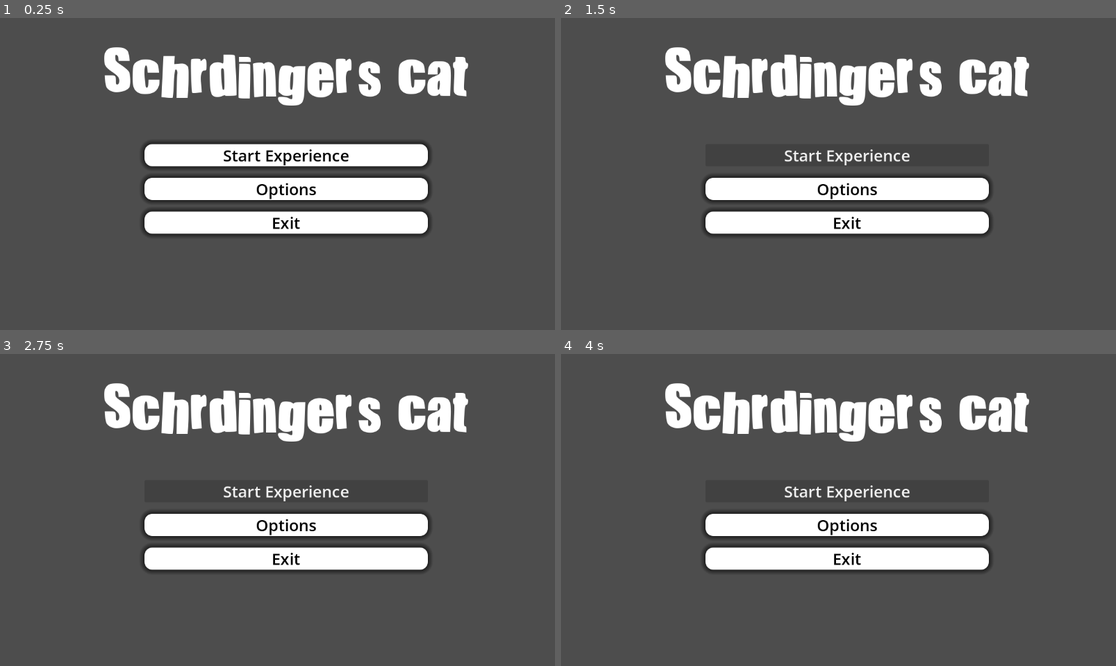
Above: before the commit, frames 1-4 (two rows, left to right).
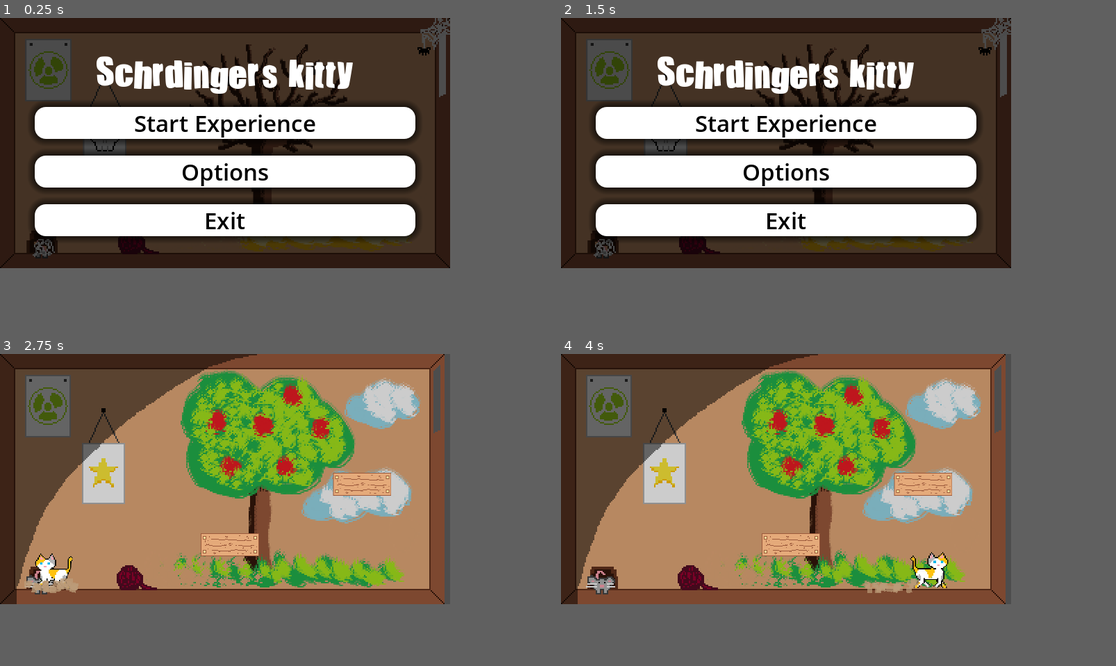
Above: after the commit, the same moments.

Repository: Phobos43/Gamejam
Game: Godot game, scene res://main_menu.tscn
Two runs of this game, one before a commit and one after it. Both use one fixed random seed, a clock stepped at 60 frames per second and the inputs below.
Inputs:
- Up to frame 1 (0.25 s): no input
- Up to frame 2 (1.5 s): click "Options" at 0.5 s; click "Start Experience" (after the commit: "Back") at 1.25 s
- Up to frame 3 (2.75 s): click "Start Experience" at 2 s
- Up to frame 4 (4 s): hold D (move_right, bound only after the commit) from 2.78 s (still down); tap E (interact, bound only after the commit) at 2.85, 3.8 s; tap Space (jump, bound only after the commit) at 3.02, 3.05, 3.32, 3.6, 3.77 s
In our replay, the window is 799x449 before the commit and 648x360 after it. These sizes can differ from the game's own. Grey fills any space a smaller window leaves; there, only what the larger window draws over its background counts as a difference.

The runs differ from the first frame. In frame 1, 55% of the frame differs, in the area x 0-85%, y 0-81%; in frame 2, 57%; in frame 3, 63%; in frame 4, 63%.

Commit message:
Last commit

Diff:
--- /dev/null
+++ b/End.tscn
@@ -0,0 +1,83 @@
+[gd_scene format=3 uid="uid://b7xonsyuw2jnd"]
+
+[ext_resource type="Script" uid="uid://1uvjihou821m" path="res://fade_in.gd" id="1_lry8e"]
+[ext_resource type="FontFile" uid="uid://fyqt1vjcs3pq" path="res://IMPACTED.ttf" id="2_ede3x"]
+[ext_resource type="Script" uid="uid://8bunnaji2s2f" path="res://opensettings.gd" id="3_ede3x"]
+
+[sub_resource type="StyleBoxFlat" id="StyleBoxFlat_7wqwc"]
+bg_color = Color(1, 1, 1, 1)
+corner_radius_top_left = 16
+corner_radius_top_right = 16
+corner_radius_bottom_right = 16
+corner_radius_bottom_left = 16
+shadow_size = 11
+
+[node name="End" type="Control" unique_id=1796703217]
+layout_mode = 3
+anchors_preset = 15
+anchor_right = 1.0
+anchor_bottom = 1.0
+grow_horizontal = 2
+grow_vertical = 2
+script = ExtResource("1_lry8e")
+
+[node name="ColorRect" type="ColorRect" parent="." unique_id=1576442055]
+layout_mode = 1
+anchors_preset = 15
+anchor_right = 1.0
+anchor_bottom = 1.0
+grow_horizontal = 2
+grow_vertical = 2
+color = Color(0, 0, 0, 1)
+
+[node name="Label" type="Label" parent="." unique_id=859227617]
+layout_mode = 1
+anchors_preset = 5
+anchor_left = 0.5
+anchor_right = 0.5
+offset_left = -96.0
+offset_top = 32.0
+offset_right = 97.0
+offset_bottom = 87.0
+grow_horizontal = 2
+theme_override_fonts/font = ExtResource("2_ede3x")
+theme_override_font_sizes/font_size = 60
+text = "You did it!"
+
+[node name="Label2" type="Label" parent="." unique_id=288036299]
+layout_mode = 1
+anchors_preset = 8
+anchor_left = 0.5
+anchor_top = 0.5
+anchor_right = 0.5
+anchor_bottom = 0.5
+offset_left = -197.0
+offset_top = -27.5
+offset_right = 197.0
+offset_bottom = 27.5
+grow_horizontal = 2
+grow_vertical = 2
+theme_override_fonts/font = ExtResource("2_ede3x")
+theme_override_font_sizes/font_size = 60
+text = "Thank you for playing"
+
+[node name="Button" type="Button" parent="." unique_id=69733041]
+layout_mode = 1
+anchors_preset = 7
+anchor_left = 0.5
+anchor_top = 1.0
+anchor_right = 0.5
+anchor_bottom = 1.0
+offset_left = -25.0
+offset_top = -83.0
+offset_right = 22.0
+offset_bottom = -55.0
+grow_horizontal = 2
+grow_vertical = 0
+size_flags_vertical = 2
+theme_override_colors/font_color = Color(0, 0, 0, 1)
+theme_override_font_sizes/font_size = 20
+theme_override_styles/normal = SubResource("StyleBoxFlat_7wqwc")
+text = "   Return to main menu   "
+script = ExtResource("3_ede3x")
+target_scene = "uid://bftn3umej2pjo"
--- /dev/null
+++ b/ExitGame.gd
@@ -0,0 +1,7 @@
+extends Button
+
+func _ready() -> void:
+	pressed.connect(quit)
+
+func quit():
+	get_tree().quit(0)
--- a/Scenes/Levels/Level3.tscn
+++ b/Scenes/Levels/Level3.tscn
@@ -10,7 +10,7 @@
 [ext_resource type="PackedScene" uid="uid://cha3lljy17bfp" path="res://Scenes/Level_Components/Platform.tscn" id="8_6ggnd"]
 [ext_resource type="Texture2D" uid="uid://dilutspxbo0ga" path="res://Assets/new_atlas_texture.tres" id="9_1h71y"]
 [ext_resource type="PackedScene" uid="uid://1j7jtidv6jtx" path="res://Scenes/Level_Components/Button.tscn" id="10_s3p7u"]
-[ext_resource type="Texture2D" uid="uid://i8vc3tjx2bld" path="res://Art/Debug Assets/White square.png" id="11_7ithr"]
+[ext_resource type="Texture2D" uid="uid://wa6urvxwtrap" path="res://Art/Platform/pixil-frame-0(3).png" id="11_6ggnd"]
 [ext_resource type="PackedScene" uid="uid://c7mneuieqaa04" path="res://Scenes/Level_Components/Door.tscn" id="12_r3ubd"]
 [ext_resource type="Texture2D" uid="uid://d6f80cfcc1s5" path="res://Art/Debug Assets/cardboard platform.png" id="13_ddjm6"]
 
@@ -113,8 +113,8 @@
 position = Vector2(143, 347)
 group_id_activation = 1
 activation_time = 5.0
-sprite = ExtResource("11_7ithr")
-sprite_scale = 0.42
+sprite = ExtResource("11_6ggnd")
+sprite_scale = 1.5
 
 [node name="Door" parent="." unique_id=541449114 instance=ExtResource("12_r3ubd")]
 position = Vector2(1143, 142.99994)
--- a/Scenes/Levels/Level4.tscn
+++ b/Scenes/Levels/Level4.tscn
@@ -10,11 +10,11 @@
 [ext_resource type="PackedScene" uid="uid://cha3lljy17bfp" path="res://Scenes/Level_Components/Platform.tscn" id="8_bose6"]
 [ext_resource type="Texture2D" uid="uid://dilutspxbo0ga" path="res://Assets/new_atlas_texture.tres" id="9_53tmp"]
 [ext_resource type="PackedScene" uid="uid://1j7jtidv6jtx" path="res://Scenes/Level_Components/Button.tscn" id="10_n2eit"]
-[ext_resource type="Texture2D" uid="uid://i8vc3tjx2bld" path="res://Art/Debug Assets/White square.png" id="11_cbr4v"]
+[ext_resource type="Texture2D" uid="uid://wa6urvxwtrap" path="res://Art/Platform/pixil-frame-0(3).png" id="11_1u1uf"]
 [ext_resource type="PackedScene" uid="uid://c7mneuieqaa04" path="res://Scenes/Level_Components/Door.tscn" id="12_atq0n"]
 [ext_resource type="Texture2D" uid="uid://d6f80cfcc1s5" path="res://Art/Debug Assets/cardboard platform.png" id="13_wj3oa"]
 [ext_resource type="PackedScene" uid="uid://b6e5tx7snh4sr" path="res://Scenes/Level_Components/Hazard.tscn" id="14_1u1uf"]
-[ext_resource type="Texture2D" uid="uid://c4ce8xrvtl2rl" path="res://Assets/hazard.tres" id="15_8qdnk"]
+[ext_resource type="Texture2D" uid="uid://d4mmoyspyx2o3" path="res://Assets/hazard2.tres" id="15_1u1uf"]
 
 [sub_resource type="RectangleShape2D" id="RectangleShape2D_nyq0l"]
 size = Vector2(43.7, 723)
@@ -129,8 +129,8 @@
 [node name="Button" parent="." unique_id=774278610 instance=ExtResource("10_n2eit")]
 position = Vector2(1044, 562)
 group_id_activation = 1
-sprite = ExtResource("11_cbr4v")
-sprite_scale = 0.42
+sprite = ExtResource("11_1u1uf")
+sprite_scale = 1.5
 
 [node name="Door" parent="." unique_id=541449114 instance=ExtResource("12_atq0n")]
 position = Vector2(942.99976, 142.99994)
@@ -144,5 +144,5 @@
 
 [node name="Hazard" parent="." unique_id=2049070350 instance=ExtResource("14_1u1uf")]
 position = Vector2(126, 665)
-sprite = ExtResource("15_8qdnk")
+sprite = ExtResource("15_1u1uf")
 sprite_scale = 0.1
--- a/Scenes/Levels/Level5.tscn
+++ b/Scenes/Levels/Level5.tscn
@@ -10,7 +10,7 @@
 [ext_resource type="PackedScene" uid="uid://cha3lljy17bfp" path="res://Scenes/Level_Components/Platform.tscn" id="8_3o4m1"]
 [ext_resource type="Texture2D" uid="uid://dilutspxbo0ga" path="res://Assets/new_atlas_texture.tres" id="9_uxovo"]
 [ext_resource type="PackedScene" uid="uid://1j7jtidv6jtx" path="res://Scenes/Level_Components/Button.tscn" id="10_4psah"]
-[ext_resource type="Texture2D" uid="uid://i8vc3tjx2bld" path="res://Art/Debug Assets/White square.png" id="11_4j28p"]
+[ext_resource type="Texture2D" uid="uid://wa6urvxwtrap" path="res://Art/Platform/pixil-frame-0(3).png" id="11_68v1p"]
 [ext_resource type="PackedScene" uid="uid://c7mneuieqaa04" path="res://Scenes/Level_Components/Door.tscn" id="12_7lec8"]
 [ext_resource type="Texture2D" uid="uid://d6f80cfcc1s5" path="res://Art/Debug Assets/cardboard platform.png" id="13_b3eu4"]
 [ext_resource type="PackedScene" uid="uid://b6e5tx7snh4sr" path="res://Scenes/Level_Components/Hazard.tscn" id="14_qupqr"]
@@ -102,17 +102,34 @@
 sprite_scale = 0.1
 
 [node name="Platform5" parent="." unique_id=1929983652 instance=ExtResource("8_3o4m1")]
-position = Vector2(968, 275)
+position = Vector2(1148, 536)
 sprite = ExtResource("9_uxovo")
 sprite_scale = 0.1
 
 [node name="Platform4" parent="." unique_id=2073458665 instance=ExtResource("8_3o4m1")]
-position = Vector2(794, 274)
+position = Vector2(916, 622)
+rotation = 1.5707964
+sprite = ExtResource("9_uxovo")
+sprite_scale = 0.06
+
+[node name="Platform10" parent="." unique_id=2086897466 instance=ExtResource("8_3o4m1")]
+position = Vector2(979, 538)
+sprite = ExtResource("9_uxovo")
+sprite_scale = 0.1
+
+[node name="Platform8" parent="." unique_id=494250096 instance=ExtResource("8_3o4m1")]
+position = Vector2(836, 275)
+sprite = ExtResource("9_uxovo")
+sprite_scale = 0.1
+
+[node name="Platform9" parent="." unique_id=2047892178 instance=ExtResource("8_3o4m1")]
+position = Vector2(783, 143)
+rotation = 1.5707964
 sprite = ExtResource("9_uxovo")
 sprite_scale = 0.1
 
 [node name="Platform6" parent="." unique_id=147215100 instance=ExtResource("8_3o4m1")]
-position = Vector2(529, 491)
+position = Vector2(531, 264)
 sprite = ExtResource("9_uxovo")
 sprite_scale = 0.1
 
@@ -122,22 +139,39 @@
 sprite_scale = 0.1
 
 [node name="Button" parent="." unique_id=774278610 instance=ExtResource("10_4psah")]
-position = Vector2(1198, 639)
+position = Vector2(508, 218)
 group_id_activation = 1
-sprite = ExtResource("11_4j28p")
-sprite_scale = 0.42
+activation_time = 2.0
+sprite = ExtResource("11_68v1p")
+sprite_scale = 1.5
+
+[node name="Button2" parent="." unique_id=1401816801 instance=ExtResource("10_4psah")]
+position = Vector2(74, 658)
+group_id_activation = 2
+activation_time = 2.0
+sprite = ExtResource("11_68v1p")
+sprite_scale = 1.5
 
 [node name="Door" parent="." unique_id=541449114 instance=ExtResource("12_7lec8")]
-position = Vector2(942.99976, 142.99994)
+position = Vector2(1107, 143)
 rotation = 1.5707964
 group_id_activation = 1
-easing_mode = 2
-toggled_position = Vector2(943, -101)
-initial_position = Vector2(943, 143)
+easing_mode = 1
+toggled_position = Vector2(1107, 407)
+initial_position = Vector2(1107, 143)
 sprite = ExtResource("13_b3eu4")
 sprite_scale = 3.0
 
 [node name="Hazard" parent="." unique_id=2049070350 instance=ExtResource("14_qupqr")]
-position = Vector2(126, 665)
+position = Vector2(633, 657)
 sprite = ExtResource("15_68v1p")
 sprite_scale = 0.1
+
+[node name="Door2" parent="." unique_id=1539308729 instance=ExtResource("12_7lec8")]
+position = Vector2(990, 276)
+group_id_activation = 2
+easing_mode = 1
+toggled_position = Vector2(990, 80)
+initial_position = Vector2(990, 276)
+sprite = ExtResource("13_b3eu4")
+sprite_scale = 2.0
--- a/Scripts/DeclarationScripts/Globals.gd
+++ b/Scripts/DeclarationScripts/Globals.gd
@@ -10,6 +10,10 @@
 var current_level = 0
 
 var level_paths_list = []
+var volume = 1.0:
+	set(val):
+		volume = val
+		music_player.volume_linear = val
 
 # Nodes
 var music_player : AudioStreamPlayer
@@ -29,6 +33,8 @@
 
 func start_game():
 	change_music(load("res://Assets/main_game.wav"))
+	music_player.pitch_scale = 0.5
+	_deferred_goto_scene.call_deferred("res://Scenes/Levels/Level1.tscn")
 
 
 func change_music(new_music : AudioStreamWAV):
@@ -40,11 +46,19 @@
 	is_player_alive = true
 
 	current_level += 1
+	if current_level >= len(level_paths_list):
+		_deferred_goto_scene.call_deferred("res://End.tscn")
+		return
 	var path = level_paths_list[current_level]
 	_deferred_goto_scene.call_deferred(path)
 	print(current_level)
 
 func _deferred_goto_scene(path):
+	if !current_scene:
+		if get_tree().current_scene:
+			current_scene = get_tree().current_scene
+		else:
+			return
 	current_scene.free()
 
 	var s = ResourceLoader.load(path)
--- a/Scripts/player_controller.gd
+++ b/Scripts/player_controller.gd
@@ -36,23 +36,12 @@
 
 signal player_died
 
-var is_op = false
 
 
 func _ready() -> void:
 	$Area2D.area_entered.connect(body_entered)
 
 func _physics_process(delta: float) -> void:
-	# --- OP script start (to remove) ---
-	if Input.is_action_just_pressed("OP"):
-		is_op = !is_op
-	if is_op:
-		$CrouchingHB.disabled = false
-		$StandingHB.disabled = false
-		var movement = Input.get_vector("move_left", "move_right", "jump", "crouch")
-		position += movement * 20
-		return
-	# --- OP script end ---
 
 	is_player_crushed()
 
--- /dev/null
+++ b/buttonManager].gd
@@ -0,0 +1,9 @@
+extends Button
+
+
+
+func _ready() -> void:
+	pressed.connect(was_pressed)
+
+func was_pressed():
+	Global.start_game()
--- /dev/null
+++ b/fade_in.gd
@@ -0,0 +1,7 @@
+extends Control
+
+func _ready() -> void:
+	modulate = Color(0, 0, 0, 1)
+
+func _process(delta: float) -> void:
+	modulate = modulate.lightened(0.01)
--- a/main_menu.tscn
+++ b/main_menu.tscn
@@ -1,6 +1,12 @@
 [gd_scene format=3 uid="uid://bftn3umej2pjo"]
 
 [ext_resource type="FontFile" uid="uid://fyqt1vjcs3pq" path="res://IMPACTED.ttf" id="1_06t4h"]
+[ext_resource type="Texture2D" uid="uid://bd4vf3xlt4gib" path="res://Art/Backgrounds/Background dead (1).png" id="1_fu7sn"]
+[ext_resource type="Script" uid="uid://dii2f5ko0yosd" path="res://buttonManager].gd" id="2_jix8l"]
+[ext_resource type="Script" uid="uid://8bunnaji2s2f" path="res://opensettings.gd" id="4_glbon"]
+[ext_resource type="Script" uid="uid://qym6ddiy5fa4" path="res://ExitGame.gd" id="4_jix8l"]
+
+[sub_resource type="StyleBoxEmpty" id="StyleBoxEmpty_glbon"]
 
 [sub_resource type="StyleBoxFlat" id="StyleBoxFlat_rhts7"]
 bg_color = Color(1, 1, 1, 1)
@@ -15,64 +21,78 @@
 anchors_preset = 15
 anchor_right = 1.0
 anchor_bottom = 1.0
-offset_left = 55.0
-offset_top = 8.0
-offset_right = -20.0
-offset_bottom = 54.0
 grow_horizontal = 2
 grow_vertical = 2
 
-[node name="VBoxContainer" type="VBoxContainer" parent="." unique_id=1440990029]
+[node name="TextureRect" type="TextureRect" parent="." unique_id=1126611953]
+modulate = Color(0.2950363, 0.2950363, 0.2950363, 1)
 layout_mode = 1
-anchors_preset = 8
-anchor_left = 0.5
-anchor_top = 0.5
-anchor_right = 0.5
-anchor_bottom = 0.5
-offset_left = -294.0
-offset_top = -93.0
-offset_right = 294.0
-offset_bottom = 93.0
+anchors_preset = 15
+anchor_right = 1.0
+anchor_bottom = 1.0
 grow_horizontal = 2
 grow_vertical = 2
+texture = ExtResource("1_fu7sn")
+expand_mode = 1
+
+[node name="MarginContainer" type="MarginContainer" parent="." unique_id=364133990]
+layout_mode = 1
+anchors_preset = 15
+anchor_right = 1.0
+anchor_bottom = 1.0
+grow_horizontal = 2
+grow_vertical = 2
+theme_override_constants/margin_left = 50
+theme_override_constants/margin_top = 50
+theme_override_constants/margin_right = 50
+theme_override_constants/margin_bottom = 50
+
+[node name="VBoxContainer2" type="VBoxContainer" parent="MarginContainer" unique_id=378564996]
+layout_mode = 2
+
+[node name="Label" type="Label" parent="MarginContainer/VBoxContainer2" unique_id=929726027]
+layout_mode = 2
+theme_override_fonts/font = ExtResource("1_06t4h")
+theme_override_font_sizes/font_size = 68
+text = "Schrödinger's kitty"
+horizontal_alignment = 1
+vertical_alignment = 1
+
+[node name="HSeparator" type="HSeparator" parent="MarginContainer/VBoxContainer2" unique_id=1370892611]
+layout_mode = 2
+theme_override_constants/separation = 10
+theme_override_styles/separator = SubResource("StyleBoxEmpty_glbon")
+
+[node name="VBoxContainer" type="VBoxContainer" parent="MarginContainer/VBoxContainer2" unique_id=1440990029]
+layout_mode = 2
 theme_override_constants/separation = 24
 
-[node name="Button" type="Button" parent="VBoxContainer" unique_id=2006738816]
+[node name="Button" type="Button" parent="MarginContainer/VBoxContainer2/VBoxContainer" unique_id=2006738816]
 layout_mode = 2
 size_flags_vertical = 2
 theme_override_colors/font_color = Color(0, 0, 0, 1)
 theme_override_font_sizes/font_size = 33
 theme_override_styles/normal = SubResource("StyleBoxFlat_rhts7")
 text = "Start Experience"
+script = ExtResource("2_jix8l")
 
-[node name="Button2" type="Button" parent="VBoxContainer" unique_id=1721595729]
+[node name="Button2" type="Button" parent="MarginContainer/VBoxContainer2/VBoxContainer" unique_id=1721595729]
 layout_mode = 2
 size_flags_vertical = 2
 theme_override_colors/font_color = Color(0, 0, 0, 1)
 theme_override_font_sizes/font_size = 33
 theme_override_styles/normal = SubResource("StyleBoxFlat_rhts7")
 text = "Options"
+script = ExtResource("4_glbon")
+target_scene = "uid://4teflvh6tlf6"
 
-[node name="Button3" type="Button" parent="VBoxContainer" unique_id=848931977]
+[node name="Button3" type="Button" parent="MarginContainer/VBoxContainer2/VBoxContainer" unique_id=848931977]
 layout_mode = 2
 size_flags_vertical = 2
 theme_override_colors/font_color = Color(0, 0, 0, 1)
 theme_override_font_sizes/font_size = 33
 theme_override_styles/normal = SubResource("StyleBoxFlat_rhts7")
 text = "Exit"
+script = ExtResource("4_jix8l")
 
-[node name="Label" type="Label" parent="." unique_id=929726027]
-layout_mode = 1
-anchors_preset = 5
-anchor_left = 0.5
-anchor_right = 0.5
-offset_left = -380.0
-offset_top = 38.0
-offset_right = 380.0
-offset_bottom = 174.0
-grow_horizontal = 2
-theme_override_fonts/font = ExtResource("1_06t4h")
-theme_override_font_sizes/font_size = 150
-text = "Schrödinger's cat"
-horizontal_alignment = 1
-vertical_alignment = 1
+[node name="AudioStreamPlayer" type="AudioStreamPlayer" parent="." unique_id=550819985]
--- /dev/null
+++ b/opensettings.gd
@@ -0,0 +1,9 @@
+extends Button
+
+@export_file("*.tscn") var target_scene
+
+func _ready() -> void:
+	pressed.connect(eee)
+
+func eee():
+	get_tree().change_scene_to_file(target_scene)
--- a/project.godot
+++ b/project.godot
@@ -15,6 +15,49 @@
 config/features=PackedStringArray("4.6", "GL Compatibility")
 config/icon="res://icon.svg"
 
+[autoload]
+
+Global="*uid://birx3trfhucka"
+
+[display]
+
+window/size/viewport_width=648
+window/size/viewport_height=360
+window/stretch/mode="viewport"
+
+[editor]
+
+movie_writer/movie_file="/Users/julien/Main/video.avi"
+
+[input]
+
+move_left={
+"deadzone": 0.2,
+"events": [Object(InputEventKey,"resource_local_to_scene":false,"resource_name":"","device":-1,"window_id":0,"alt_pressed":false,"shift_pressed":false,"ctrl_pressed":false,"meta_pressed":false,"pressed":false,"keycode":0,"physical_keycode":4194319,"key_label":0,"unicode":0,"location":0,"echo":false,"script":null)
+, Object(InputEventKey,"resource_local_to_scene":false,"resource_name":"","device":-1,"window_id":0,"alt_pressed":false,"shift_pressed":false,"ctrl_pressed":false,"meta_pressed":false,"pressed":false,"keycode":0,"physical_keycode":65,"key_label":0,"unicode":97,"location":0,"echo":false,"script":null)
+]
+}
+jump={
+"deadzone": 0.2,
+"events": [Object(InputEventKey,"resource_local_to_scene":false,"resource_name":"","device":-1,"window_id":0,"alt_pressed":false,"shift_pressed":false,"ctrl_pressed":false,"meta_pressed":false,"pressed":false,"keycode":0,"physical_keycode":32,"key_label":0,"unicode":32,"location":0,"echo":false,"script":null)
+, Object(InputEventKey,"resource_local_to_scene":false,"resource_name":"","device":-1,"window_id":0,"alt_pressed":false,"shift_pressed":false,"ctrl_pressed":false,"meta_pressed":false,"pressed":false,"keycode":0,"physical_keycode":87,"key_label":0,"unicode":119,"location":0,"echo":false,"script":null)
+, Object(InputEventKey,"resource_local_to_scene":false,"resource_name":"","device":-1,"window_id":0,"alt_pressed":false,"shift_pressed":false,"ctrl_pressed":false,"meta_pressed":false,"pressed":false,"keycode":0,"physical_keycode":4194320,"key_label":0,"unicode":0,"location":0,"echo":false,"script":null)
+]
+}
+move_right={
+"deadzone": 0.2,
+"events": [Object(InputEventKey,"resource_local_to_scene":false,"resource_name":"","device":-1,"window_id":0,"alt_pressed":false,"shift_pressed":false,"ctrl_pressed":false,"meta_pressed":false,"pressed":false,"keycode":0,"physical_keycode":68,"key_label":0,"unicode":100,"location":0,"echo":false,"script":null)
+, Object(InputEventKey,"resource_local_to_scene":false,"resource_name":"","device":-1,"window_id":0,"alt_pressed":false,"shift_pressed":false,"ctrl_pressed":false,"meta_pressed":false,"pressed":false,"keycode":0,"physical_keycode":4194321,"key_label":0,"unicode":0,"location":0,"echo":false,"script":null)
+]
+}
+interact={
+"deadzone": 0.2,
+"events": [Object(InputEventKey,"resource_local_to_scene":false,"resource_name":"","device":-1,"window_id":0,"alt_pressed":false,"shift_pressed":false,"ctrl_pressed":false,"meta_pressed":false,"pressed":false,"keycode":0,"physical_keycode":69,"key_label":0,"unicode":101,"location":0,"echo":false,"script":null)
+, Object(InputEventKey,"resource_local_to_scene":false,"resource_name":"","device":-1,"window_id":0,"alt_pressed":false,"shift_pressed":false,"ctrl_pressed":false,"meta_pressed":false,"pressed":false,"keycode":0,"physical_keycode":83,"key_label":0,"unicode":115,"location":0,"echo":false,"script":null)
+, Object(InputEventKey,"resource_local_to_scene":false,"resource_name":"","device":-1,"window_id":0,"alt_pressed":false,"shift_pressed":false,"ctrl_pressed":false,"meta_pressed":false,"pressed":false,"keycode":0,"physical_keycode":4194322,"key_label":0,"unicode":0,"location":0,"echo":false,"script":null)
+]
+}
+
 [physics]
 
 3d/physics_engine="Jolt Physics"
--- /dev/null
+++ b/settings.tscn
@@ -0,0 +1,102 @@
+[gd_scene format=3 uid="uid://4teflvh6tlf6"]
+
+[ext_resource type="Texture2D" uid="uid://bd4vf3xlt4gib" path="res://Art/Backgrounds/Background dead (1).png" id="1_nkug2"]
+[ext_resource type="Script" uid="uid://8bunnaji2s2f" path="res://opensettings.gd" id="2_nkug2"]
+[ext_resource type="Script" uid="uid://cqnit4uh05tnv" path="res://soundmanager.gd" id="3_3ykye"]
+
+[sub_resource type="StyleBoxFlat" id="StyleBoxFlat_gc0em"]
+bg_color = Color(1, 1, 1, 1)
+corner_radius_top_left = 16
+corner_radius_top_right = 16
+corner_radius_bottom_right = 16
+corner_radius_bottom_left = 16
+shadow_size = 11
+
+[sub_resource type="StyleBoxFlat" id="StyleBoxFlat_3ykye"]
+bg_color = Color(1, 1, 1, 1)
+corner_radius_top_left = 5
+corner_radius_top_right = 5
+corner_radius_bottom_right = 5
+corner_radius_bottom_left = 5
+
+[node name="Settings" type="Control" unique_id=428899377]
+layout_mode = 3
+anchors_preset = 15
+anchor_right = 1.0
+anchor_bottom = 1.0
+grow_horizontal = 2
+grow_vertical = 2
+
+[node name="TextureRect" type="TextureRect" parent="." unique_id=376217202]
+modulate = Color(0.2950363, 0.2950363, 0.2950363, 1)
+layout_mode = 1
+anchors_preset = 15
+anchor_right = 1.0
+anchor_bottom = 1.0
+grow_horizontal = 2
+grow_vertical = 2
+texture = ExtResource("1_nkug2")
+expand_mode = 1
+
+[node name="MarginContainer" type="MarginContainer" parent="." unique_id=781107771]
+layout_mode = 1
+anchors_preset = 15
+anchor_right = 1.0
+anchor_bottom = 1.0
+grow_horizontal = 2
+grow_vertical = 2
+theme_override_constants/margin_left = 30
+theme_override_constants/margin_top = 30
+theme_override_constants/margin_right = 30
+theme_override_constants/margin_bottom = 30
+
+[node name="VBoxContainer" type="VBoxContainer" parent="MarginContainer" unique_id=810769970]
+layout_mode = 2
+theme_override_constants/separation = 41
+
+[node name="HBoxContainer" type="HBoxContainer" parent="MarginContainer/VBoxContainer" unique_id=883741095]
+layout_mode = 2
+
+[node name="Button" type="Button" parent="MarginContainer/VBoxContainer/HBoxContainer" unique_id=2001021857]
+layout_mode = 2
+size_flags_vertical = 2
+theme_override_colors/font_color = Color(0, 0, 0, 1)
+theme_override_font_sizes/font_size = 20
+theme_override_styles/normal = SubResource("StyleBoxFlat_gc0em")
+text = "Back"
+script = ExtResource("2_nkug2")
+target_scene = "uid://bftn3umej2pjo"
+
+[node name="PanelContainer" type="PanelContainer" parent="MarginContainer/VBoxContainer" unique_id=1627580384]
+layout_mode = 2
+size_flags_horizontal = 3
+theme_override_styles/panel = SubResource("StyleBoxFlat_3ykye")
+
+[node name="HBoxContainer2" type="HBoxContainer" parent="MarginContainer/VBoxContainer/PanelContainer" unique_id=208144417]
+layout_mode = 2
+
+[node name="Label" type="Label" parent="MarginContainer/VBoxContainer/PanelContainer/HBoxContainer2" unique_id=1361349279]
+layout_mode = 2
+size_flags_vertical = 1
+theme_override_colors/font_color = Color(0, 0, 0, 1)
+text = "Volume"
+
+[node name="HSlider" type="HSlider" parent="MarginContainer/VBoxContainer/PanelContainer/HBoxContainer2" unique_id=264711287]
+layout_mode = 2
+size_flags_horizontal = 3
+size_flags_vertical = 4
+max_value = 1.0
+step = 0.01
+value = 1.0
+script = ExtResource("3_3ykye")
+
+[node name="PanelContainer2" type="PanelContainer" parent="MarginContainer/VBoxContainer" unique_id=322833306]
+layout_mode = 2
+size_flags_horizontal = 3
+theme_override_styles/panel = SubResource("StyleBoxFlat_3ykye")
+
+[node name="Label" type="Label" parent="MarginContainer/VBoxContainer/PanelContainer2" unique_id=19194634]
+layout_mode = 2
+size_flags_horizontal = 4
+theme_override_colors/font_color = Color(0, 0, 0, 1)
+text = "Crazy options menu ik"
--- /dev/null
+++ b/soundmanager.gd
@@ -0,0 +1,7 @@
+extends HSlider
+
+func _ready() -> void:
+	value = Global.volume
+
+func _process(_delta: float) -> void:
+	Global.volume = value
Binary file added: Art/Platform/pixil-frame-0(3).png
Not shown, added: Art/Platform/pixil-frame-0(3).png.import
Not shown, changed: Assets/main_game.wav.import
Not shown, added: ExitGame.gd.uid
Binary file added: Main Menu.apple-touch-icon.png
Not shown, added: Main Menu.apple-touch-icon.png.import
Binary file added: Main Menu.icon.png
Not shown, added: Main Menu.icon.png.import
Binary file added: Main Menu.png
Not shown, added: Main Menu.png.import
Not shown, added: buttonManager].gd.uid
Not shown, changed: export_presets.cfg
(and 9 more such lines)
